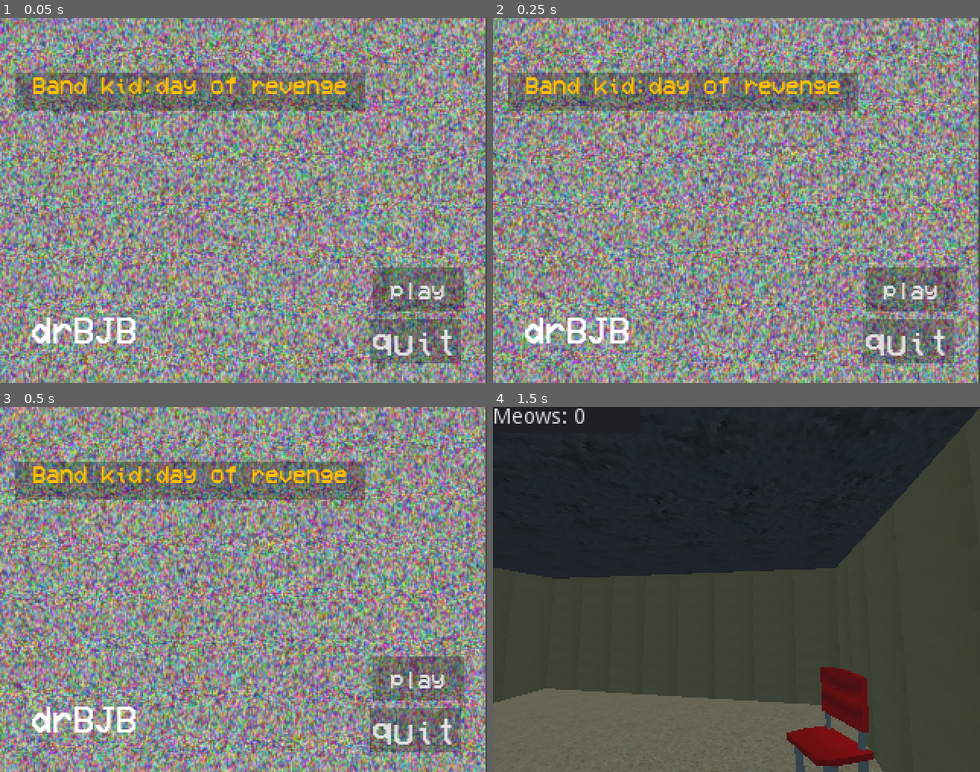
Above: before the commit, frames 1-4 (two rows, left to right).
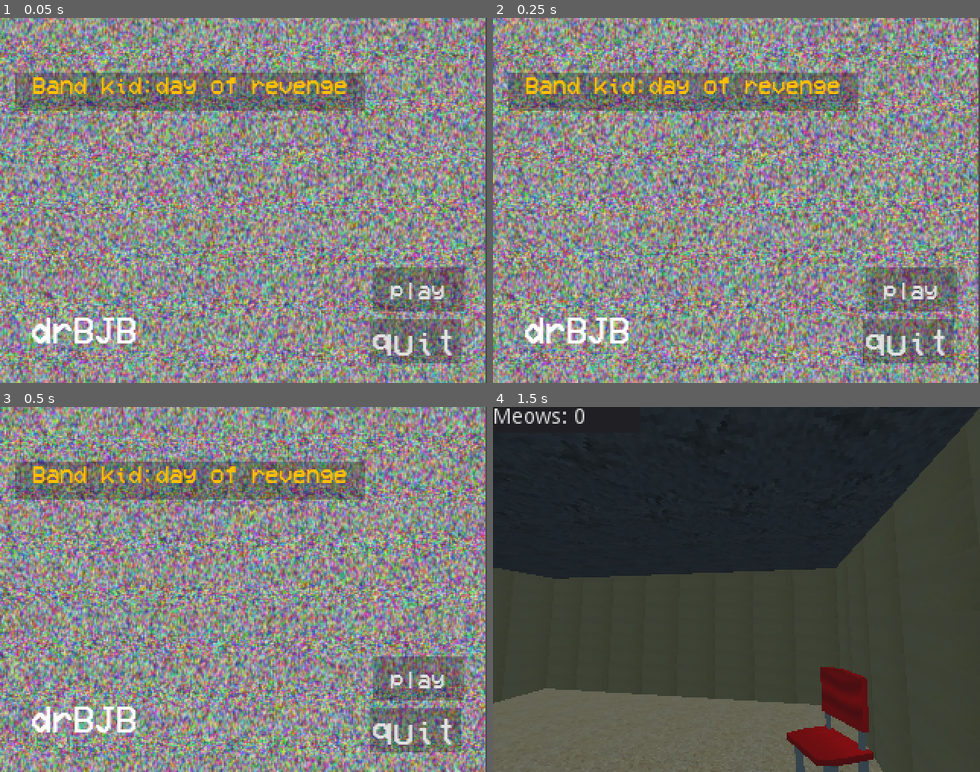
Above: after the commit, the same moments.

Repository: drbjb/band-kid-revenge
Game: Godot game, scene res://scenes/main_menu.tscn
Two runs of this game, one before a commit and one after it. Both use one fixed random seed, a clock stepped at 60 frames per second and the inputs below.
Inputs (mouse positions are in pixels of both pictures, inside the frame that each line leads up to):
- Up to frame 1 (0.05 s): no input
- Up to frame 2 (0.25 s): no input
- Up to frame 3 (0.5 s): no input
- Up to frame 4 (1.5 s): click "play" at 0.5 s; tap Enter (ui_accept) at 1.25 s; move the mouse to (760, 589) at 1.27 s; hold Up (ui_up) from 1.28 s (still down); hold Enter (ui_accept) from 1.28 s (still down)

The runs differ from the first frame. In frame 1, 92% of the frame differs, in the area x 0-100%, y 0-100%; in frame 2, 92%; in frame 3, 92%; in frame 4, nothing differs.

Commit message:
Fixed recursive dialog load

Diff:
--- a/nodes/Dialog.tscn
+++ /dev/null
@@ -1,83 +0,0 @@
-[gd_scene load_steps=4 format=2]
-
-[ext_resource path="res://images/textbox.png" type="Texture" id=1]
-
-[sub_resource type="GDScript" id=1]
-script/source = "
-
-# var a = 2
-# var b = \"text\"
-
-
-# Called when the node enters the scene tree for the first ti Replace with function body.
-
-
-# Called every frame. 'delta' is the elapsed time since the previous frame.
-#func _process(delta):
-#	pass
-"
-
-[sub_resource type="Animation" id=2]
-loop = true
-tracks/0/type = "value"
-tracks/0/path = NodePath(".:visible")
-tracks/0/interp = 1
-tracks/0/loop_wrap = true
-tracks/0/imported = false
-tracks/0/enabled = true
-tracks/0/keys = {
-"times": PoolRealArray( 0.1, 0.5 ),
-"transitions": PoolRealArray( 1, 1 ),
-"update": 1,
-"values": [ false, true ]
-}
-
-[node name="Dialog" type="TextureRect"]
-margin_left = 21.7984
-margin_top = 146.049
-margin_right = 301.798
-margin_bottom = 229.049
-texture = ExtResource( 1 )
-script = SubResource( 1 )
-__meta__ = {
-"_edit_use_anchors_": false
-}
-
-[node name="Indicator" type="Polygon2D" parent="."]
-position = Vector2( -21.7984, -146.049 )
-color = Color( 0.686275, 0, 1, 1 )
-polygon = PoolVector2Array( 272.918, 210.004, 280.703, 220.28, 287.243, 209.07 )
-
-[node name="AnimationPlayer" type="AnimationPlayer" parent="Indicator"]
-anims/reappear = SubResource( 2 )
-
-[node name="Name" type="RichTextLabel" parent="."]
-margin_left = 18.2016
-margin_top = 9.95078
-margin_right = 71.2016
-margin_bottom = 22.9508
-custom_colors/default_color = Color( 0, 0, 0, 1 )
-text = "Name"
-scroll_active = false
-scroll_following = true
-__meta__ = {
-"_edit_use_anchors_": false
-}
-
-[node name="Text" type="RichTextLabel" parent="."]
-margin_left = 18.0
-margin_top = 27.0
-margin_right = 340.0
-margin_bottom = 109.0
-rect_scale = Vector2( 0.774355, 0.542826 )
-custom_colors/default_color = Color( 0, 0, 0, 1 )
-bbcode_enabled = true
-bbcode_text = "Text"
-text = "Text"
-fit_content_height = true
-__meta__ = {
-"_edit_use_anchors_": false
-}
-
-[node name="Time" type="Timer" parent="."]
-one_shot = true
--- a/scenes/BandHouse.tscn
+++ b/scenes/BandHouse.tscn
@@ -10,7 +10,6 @@
 [ext_resource path="res://nodes/portal.tscn" type="PackedScene" id=8]
 [ext_resource path="res://nodes/trigger_area.tscn" type="PackedScene" id=9]
 [ext_resource path="res://materials/door.jpeg" type="Texture" id=10]
-[ext_resource path="res://nodes/Dialog.tscn" type="PackedScene" id=11]
 
 [sub_resource type="SpatialMaterial" id=1]
 albedo_texture = ExtResource( 2 )
@@ -76,9 +75,6 @@
 material/0 = SubResource( 7 )
 material/1 = SubResource( 8 )
 
-[node name="Dialog" parent="." instance=ExtResource( 11 )]
-visible = false
-
 [node name="trigger_area" parent="." instance=ExtResource( 9 )]
 transform = Transform( 1, 0, 0, 0, 1, 0, 0, 0, 1, 0.0241804, 0.293183, 5.09465 )
 
--- /dev/null
+++ b/scenes/Dialog.tscn
@@ -0,0 +1,145 @@
+[gd_scene load_steps=4 format=2]
+
+[ext_resource path="res://scenes/DialogBg.tscn" type="PackedScene" id=1]
+
+[sub_resource type="GDScript" id=1]
+script/source = "extends CanvasLayer
+
+signal dialog_actioned(id)
+
+var dialog
+var current_choice = 0
+
+# this draws the current text of the dialog
+func drawText():
+	$Text.bbcode_text = dialog.dialogue
+	if dialog.responses.size():
+		$Text.bbcode_text += '\\n'
+		for i in range(dialog.responses.size()):
+			if i == current_choice:
+				$Text.bbcode_text += '\\n- ' + dialog.responses[i].prompt
+			else:
+				$Text.bbcode_text += '\\n  ' + dialog.responses[i].prompt
+
+# this is called by Game.show_dialog()
+func handle(d):
+	dialog = d
+	$Name.bbcode_text = dialog.character
+	drawText()
+	if dialog.next_node_id:
+		$MoreIndicator.play(\"more\")
+		$MoreIndicator/Label.visible = true
+	else:
+		$MoreIndicator.stop()
+		$MoreIndicator/Label.visible = false
+
+# manage dialog menu input
+func _input(event):
+	if event.is_action_pressed('ui_cancel'):
+		Game.set_player_move(true)
+		queue_free()
+	if dialog.responses.size() == 0:
+		if event.is_action_pressed('ui_accept'):
+			emit_signal('dialog_actioned', dialog.next_node_id)
+			queue_free()
+	else:
+		if event.is_action_pressed('ui_up'):
+			current_choice = (current_choice - 1) % dialog.responses.size()
+			drawText()
+		if event.is_action_pressed('ui_down'):
+			current_choice = (current_choice + 1) % dialog.responses.size()
+			drawText()
+		if event.is_action_pressed('ui_accept'):
+			emit_signal('dialog_actioned', dialog.responses[current_choice].next_node_id)
+			queue_free()
+"
+
+[sub_resource type="Animation" id=2]
+resource_name = "more"
+length = 0.3
+loop = true
+tracks/0/type = "value"
+tracks/0/path = NodePath("MoreIndicator/Label:text")
+tracks/0/interp = 1
+tracks/0/loop_wrap = true
+tracks/0/imported = false
+tracks/0/enabled = true
+tracks/0/keys = {
+"times": PoolRealArray( 0, 0.1, 0.2 ),
+"transitions": PoolRealArray( 1, 1, 1 ),
+"update": 1,
+"values": [ ".", "..", "..." ]
+}
+
+[node name="Dialog" type="CanvasLayer"]
+script = SubResource( 1 )
+
+[node name="DialogBg" parent="." instance=ExtResource( 1 )]
+margin_left = -156.0
+margin_top = 159.0
+margin_right = 155.0
+margin_bottom = 232.0
+
+[node name="Text" type="RichTextLabel" parent="."]
+margin_left = 12.6866
+margin_top = 166.29
+margin_right = 295.687
+margin_bottom = 224.29
+rect_clip_content = false
+bbcode_enabled = true
+bbcode_text = "TEXT
+TEXT
+TEXT
+TEXT
+TEXT
+TEXT
+TEXT
+TEXT
+TEXT
+TEXT
+TEXT
+TEXT"
+text = "TEXT
+TEXT
+TEXT
+TEXT
+TEXT
+TEXT
+TEXT
+TEXT
+TEXT
+TEXT
+TEXT
+TEXT"
+scroll_active = false
+__meta__ = {
+"_edit_use_anchors_": false
+}
+
+[node name="MoreIndicator" type="AnimationPlayer" parent="."]
+playback_speed = 0.5
+anims/more = SubResource( 2 )
+
+[node name="Label" type="Label" parent="MoreIndicator"]
+margin_left = 296.372
+margin_top = 214.44
+margin_right = 311.372
+margin_bottom = 228.44
+text = "..."
+__meta__ = {
+"_edit_use_anchors_": false
+}
+
+[node name="Name" type="RichTextLabel" parent="."]
+margin_left = 9.61363
+margin_top = 142.889
+margin_right = 210.614
+margin_bottom = 152.889
+rect_clip_content = false
+bbcode_enabled = true
+bbcode_text = "NAME"
+text = "NAME"
+scroll_active = false
+__meta__ = {
+"_edit_use_anchors_": false
+}
--- a/scenes/DialogBg.tscn
+++ b/scenes/DialogBg.tscn
@@ -7,7 +7,7 @@
 anchor_right = 0.5
 margin_left = -151.0
 margin_right = 151.0
-margin_bottom = 64.0
+margin_bottom = 67.0
 texture = ExtResource( 1 )
 patch_margin_left = 6
 patch_margin_top = 7
--- a/scenes/main_menu.tscn
+++ b/scenes/main_menu.tscn
@@ -59,7 +59,6 @@
 position = Vector2( 158.926, 117.836 )
 scale = Vector2( 1, 1.03113 )
 frames = SubResource( 2 )
-frame = 6
 playing = true
 
 [node name="title" parent="." instance=ExtResource( 1 )]
@@ -94,7 +93,7 @@
 custom_fonts/font = SubResource( 11 )
 text = "play"
 script = ExtResource( 5 )
-start_scene = "Bandhouse"
+start_scene = "BandHouse"
 
 [node name="quit_button" parent="." instance=ExtResource( 3 )]
 anchor_left = -0.00133648
--- a/scripts/Game.gd
+++ b/scripts/Game.gd
@@ -13,10 +13,6 @@
 		balloon.handle(dialog)
 		add_child(balloon)
 		show_dialog(yield(balloon, "dialog_actioned"))
-
-# load anotehr scene
-func load_scene(scene_name):
-	print("Not done, but this would show a scene: ", scene_name)
 
 func _ready():
 	# load the saywhat dialog file
Not shown: 1 places in scenes/BandHouse.tscn that only renumber resources
Not shown: 1 places in scenes/test.tscn that only renumber resources
Not shown, changed: .gitignore
